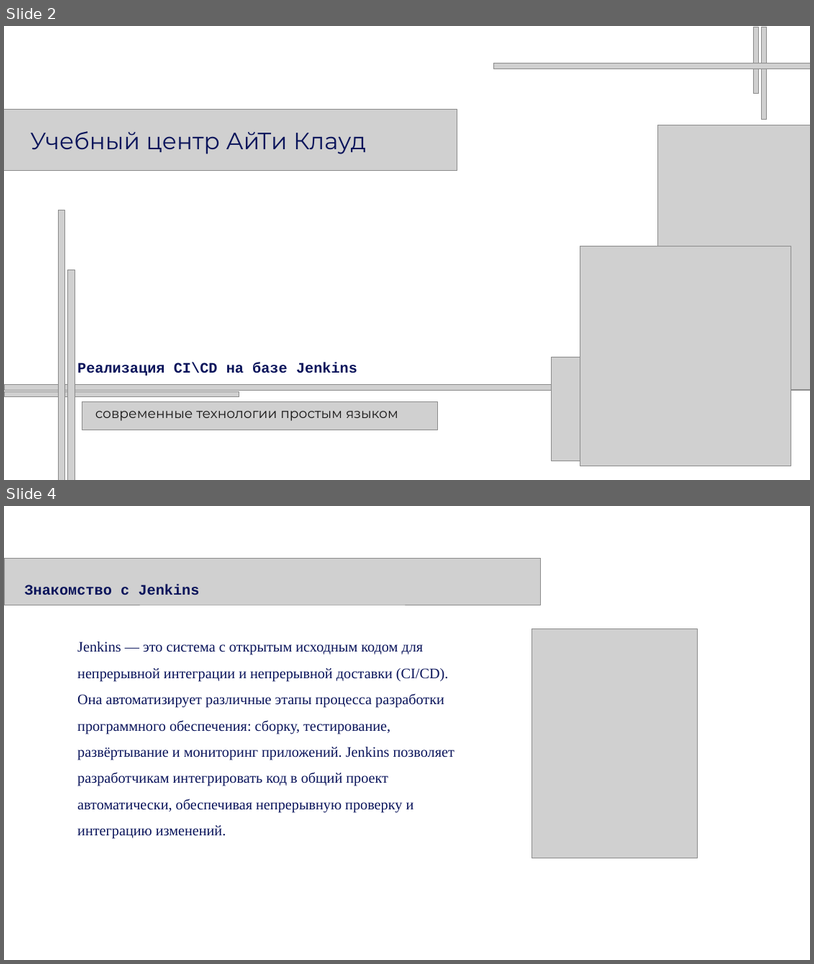
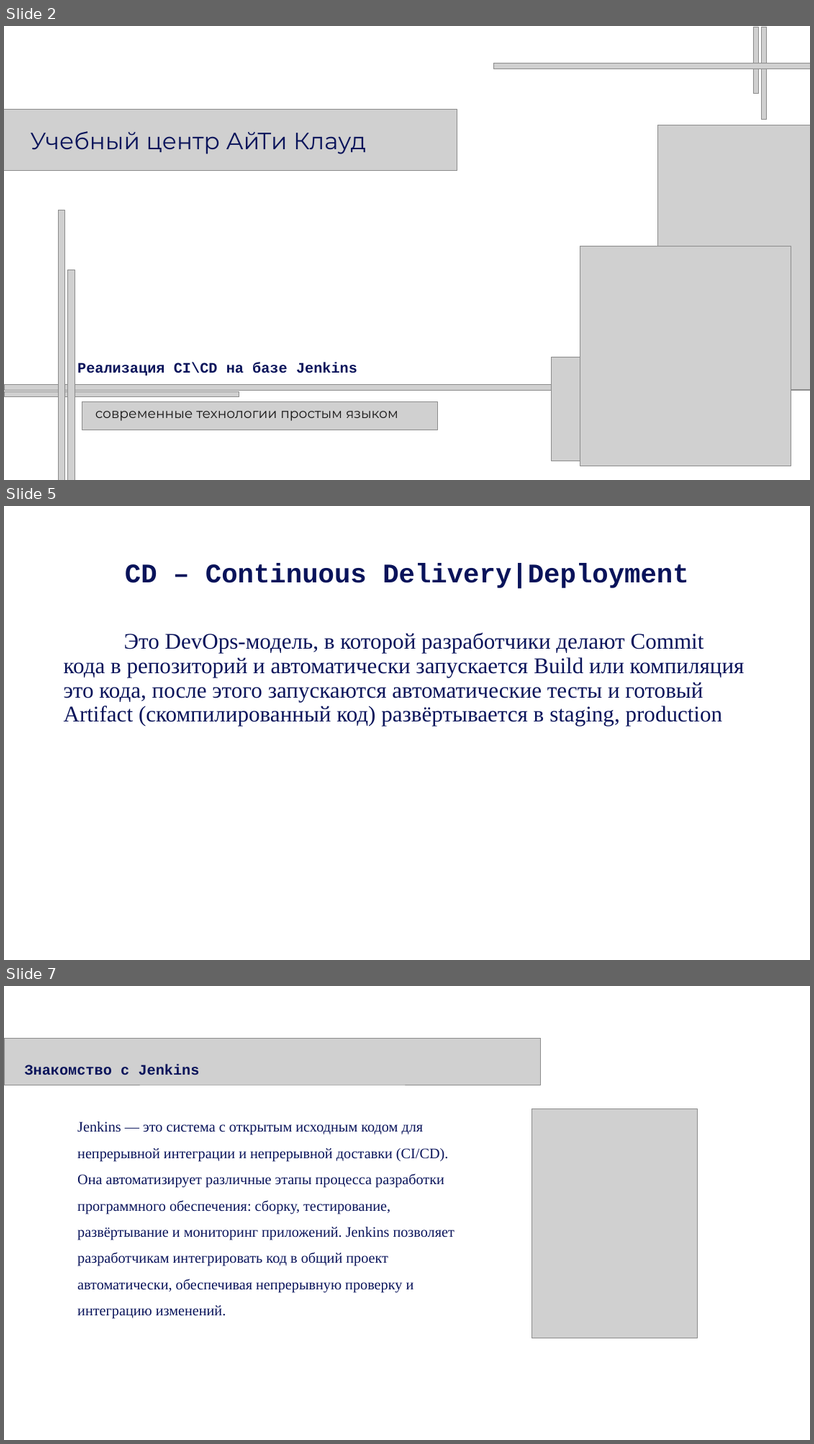
Before and after one commit to Kollekcioner47/jenkins, a slide deck: Jenkins.pptx. Shown one above the other, each under a label of ours: slides 2 and 4 before the commit, slides 2, 5 and 7 after it; the slides between them are not shown. The pictures are 814x964 and 814x1444 pixels, drawn with LibreOffice and Linux fonts; fonts in the diff are those of the drawing; grey boxes stand for pictures. Boxes give left, top, right and bottom in pixels: in the first picture for what was removed or moved away, otherwise in the second. Text is boxed around its words. In the diff, an @@ line names an element or a change of style, - is before the commit and + after.

```diff
--- a/Jenkins.pptx
+++ b/Jenkins.pptx
@@ slide 5 added at (x1=4, y1=506, x2=810, y2=960), background #FFFFFF @@
@@ title added at (x1=125, y1=563, x2=689, y2=589), 48 pt, text #09135A, bold @@
+CD – Continuous Delivery|Deployment
@@ text added at (x1=64, y1=632, x2=745, y2=726), 40 pt, text #09135A @@
+Это DevOps-модель, в которой разработчики делают Commit кода в репозиторий и автоматически запускается Build или компиляция это кода, после этого запускаются автоматические тесты и готовый Artifact (скомпилированный код) развёртывается в staging, production
@@ what was slide 4 is now slide 7 @@
```
Also in this commit, not shown: 3 other slides added, 1 slide removed.
